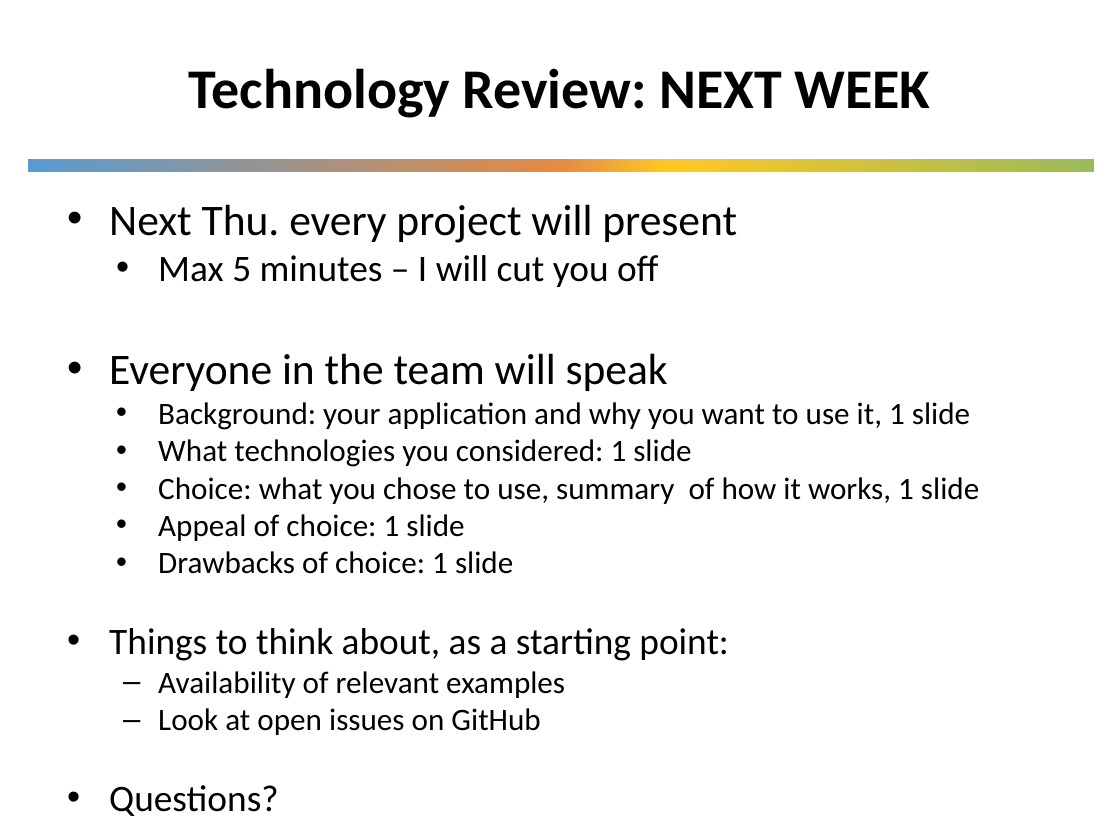
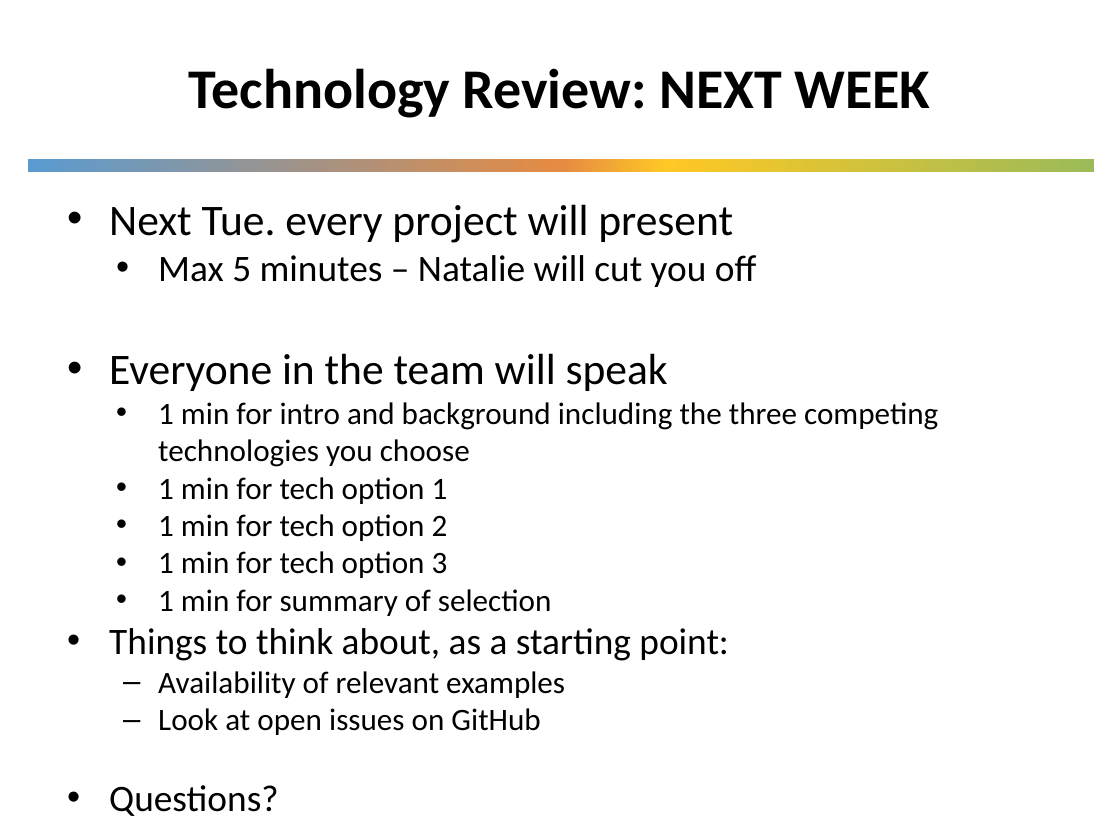
Before and after one commit to UWSEDS/lecture-materials, a slide deck: slide 3 of communication.pptx. Drawn at 1120x840 pixels with LibreOffice and Linux fonts; fonts in the diff are those of the drawing; background and template pictures are left out. Boxes give left, top, right and bottom in pixels: in the first picture for what was removed or moved away, otherwise in the second. Text is boxed around its words. In the diff, an @@ line names an element or a change of style, - is before the commit and + after.

Commit message:
updated dates and some content guidelines

```diff
--- a/communication.pptx
+++ b/communication.pptx
@@ text at (109, 204, 756, 287): text changed; size 28 to 24 pt @@
-• Next Thu. every project will present
-  • Max 5 minutes – I will cut you off
+• Next Tue. every project will present
+  • Max 5 minutes – Natalie will cut you off
@@ text at (158, 402, 938, 616): text changed @@
-  • Background: your application and why you want to use it, 1 slide
-  • What technologies you considered: 1 slide
-  • Choice: what you chose to use, summary of how it works, 1 slide
-  • Appeal of choice: 1 slide
-  • Drawbacks of choice: 1 slide
+  • 1 min for intro and background including the three competing technologies you choose
+  • 1 min for tech option 1
+  • 1 min for tech option 2
+  • 1 min for tech option 3
+  • 1 min for summary of selection
```
